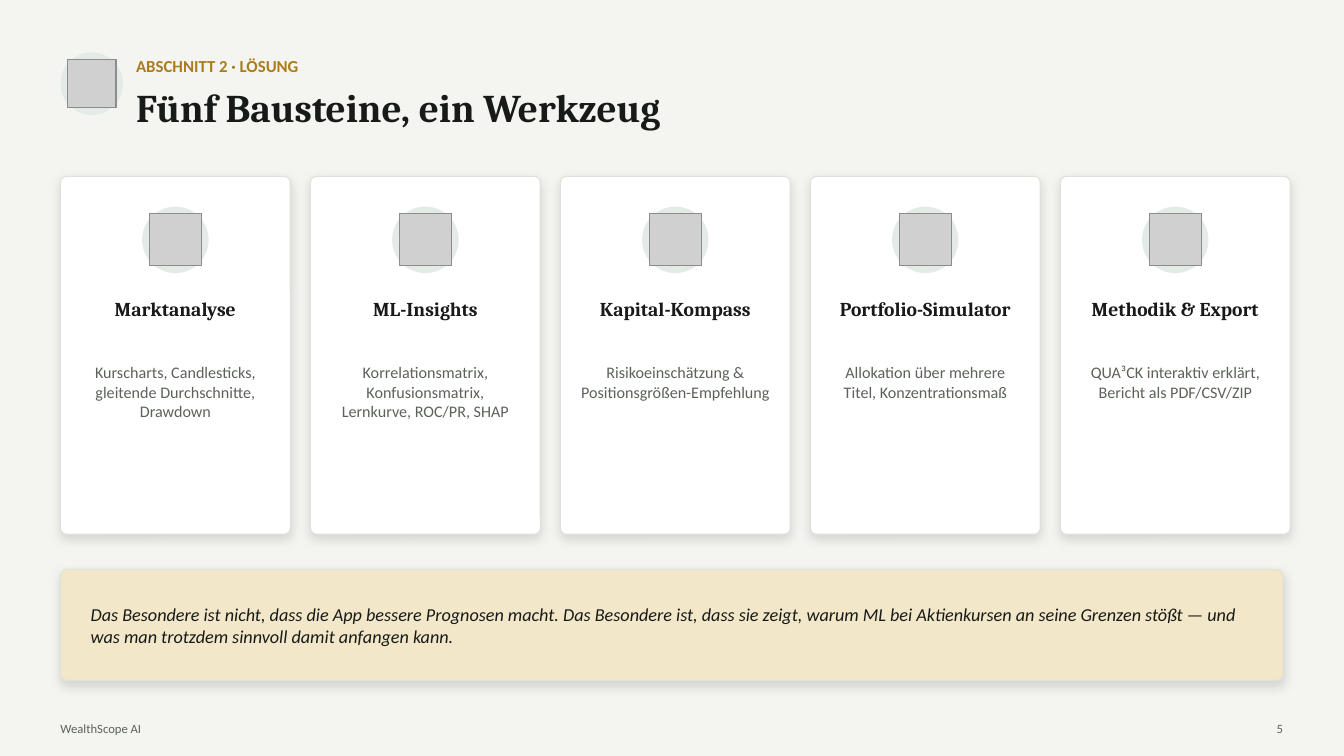
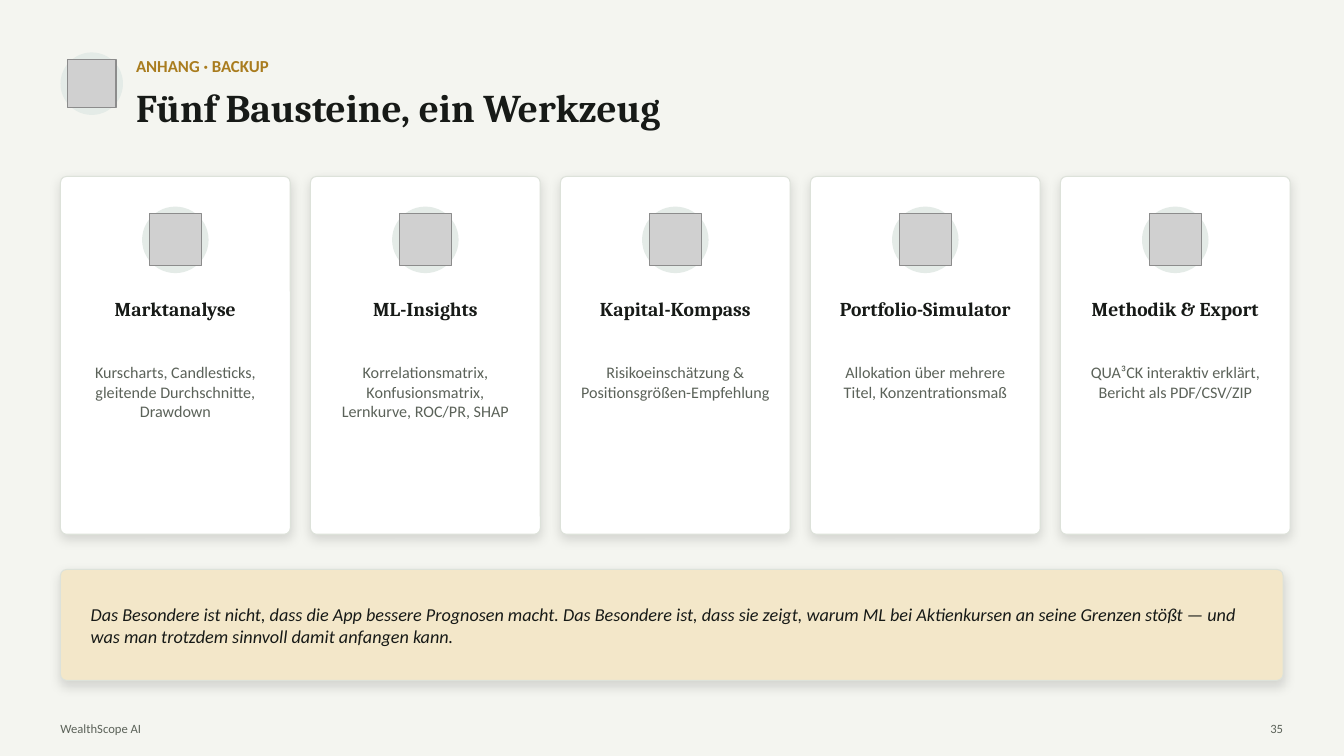
Before and after one commit to fedansoufiane-commits/forexscope-ai, a slide deck: slide 35 of Präsentation/Final/WealthScope_Praesentation_v1.0_FINAL.pptx (slide 5 before the commit). Drawn at 1344x756 pixels with LibreOffice and Linux fonts; fonts in the diff are those of the drawing; grey boxes stand for pictures. Boxes give left, top, right and bottom in pixels: in the first picture for what was removed or moved away, otherwise in the second. Text is boxed around its words. In the diff, an @@ line names an element or a change of style, - is before the commit and + after.

```diff
--- a/Präsentation/Final/WealthScope_Praesentation_v1.0_FINAL.pptx
+++ b/Präsentation/Final/WealthScope_Praesentation_v1.0_FINAL.pptx
@@ text at [136, 61, 269, 72]: text changed @@
-ABSCHNITT 2 · LÖSUNG
+ANHANG · BACKUP
@@ text at [1270, 725, 1283, 733]: text changed @@
-5
+35
```
Also in this commit, not shown: 31 other slides changed.
